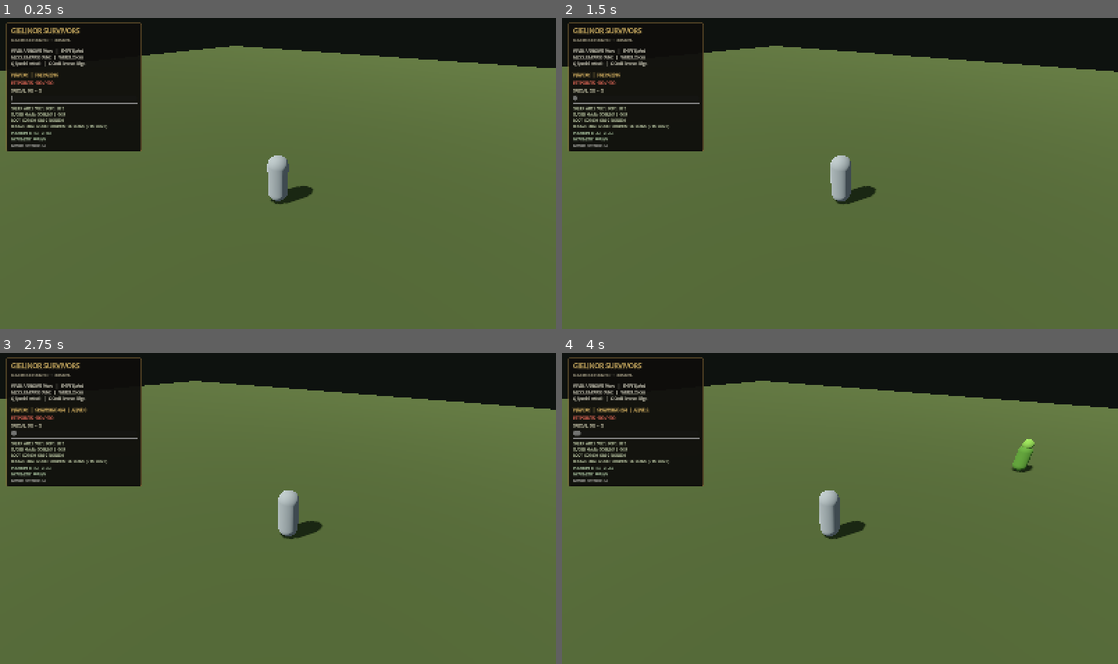
Above: before the commit, frames 1-4 (two rows, left to right).
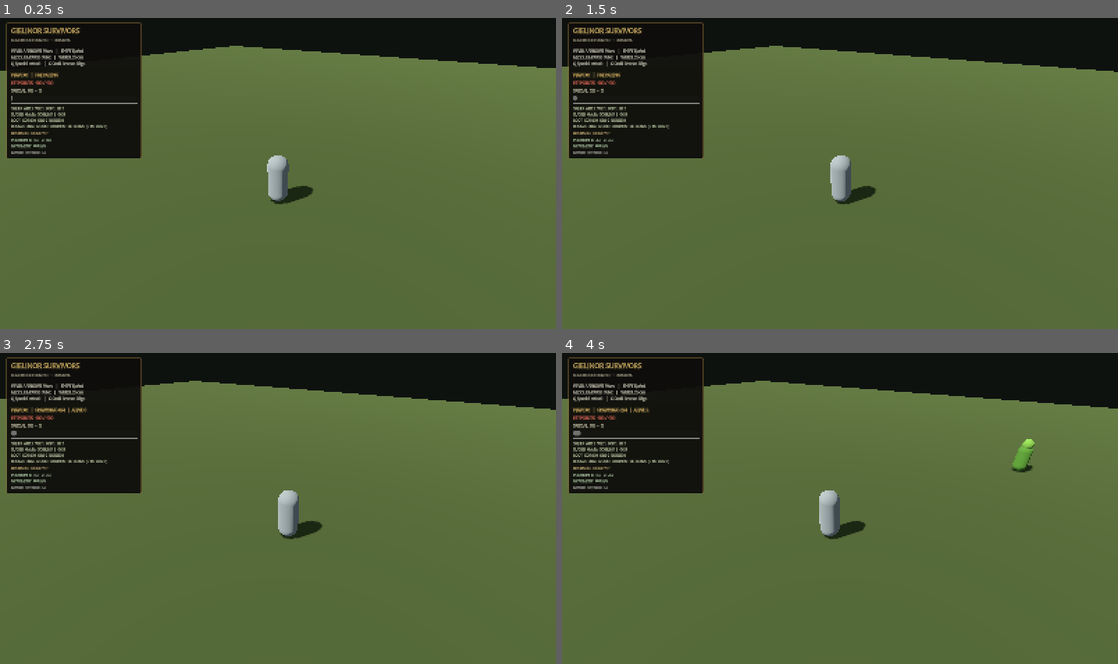
Above: after the commit, the same moments.

Repository: DireChris/Gielinor-Survivors
Game: Godot game, scene res://scenes/main.tscn
Two runs of this game, one before a commit and one after it. Both use one fixed random seed, a clock stepped at 60 frames per second and the inputs below.
Inputs (mouse positions are in pixels of both pictures, inside the frame that each line leads up to):
- Up to frame 1 (0.25 s): no input
- Up to frame 2 (1.5 s): tap Enter at 0.5 s; move the mouse to (962, 157) at 0.52 s; hold D (move_right) 0.53-1.25 s; hold Shift (sprint) 0.53-1.25 s; click (962, 157) at 0.67 s; drag from (728, 189) to (812, 235) at 1.27 s
- Up to frame 3 (2.75 s): tap Space at 2 s; move the mouse to (333, 440) at 2.02 s; hold D (move_right) from 2.03 s (still down); hold Shift (sprint) from 2.03 s (still down); click (333, 440) at 2.17 s
- Up to frame 4 (4 s): release D (move_right) at 2.75 s; release Shift (sprint) at 2.75 s; drag from (812, 570) to (673, 461) at 2.77 s; move the mouse to (1006, 555) at 3.52 s; hold A (move_left) from 3.53 s (still down); hold Shift (sprint) from 3.53 s (still down); click (1006, 555) at 3.67 s

The runs differ from the first frame. In frame 1, 0.7% of the frame differs, in the area x 1-26%, y 36-46%; in frame 2, 0.7%; in frame 3, 0.7%; in frame 4, 0.7%.

Commit message:
Add pause-and-pick run upgrade choices

Diff:
--- /dev/null
+++ b/data/upgrades/fleetfoot.tres
@@ -0,0 +1,12 @@
+[gd_resource type="Resource" script_class="RunUpgradeData" load_steps=2 format=3]
+
+[ext_resource type="Script" path="res://scripts/progression/run_upgrade_data.gd" id="1"]
+
+[resource]
+script = ExtResource("1")
+upgrade_id = &"fleetfoot"
+display_name = "Fleetfoot"
+description = "+8% walking and sprinting speed."
+effect_type = &"move_speed"
+max_rank = 4
+effect_per_rank = 0.08
--- /dev/null
+++ b/data/upgrades/focused_spirit.tres
@@ -0,0 +1,12 @@
+[gd_resource type="Resource" script_class="RunUpgradeData" load_steps=2 format=3]
+
+[ext_resource type="Script" path="res://scripts/progression/run_upgrade_data.gd" id="1"]
+
+[resource]
+script = ExtResource("1")
+upgrade_id = &"focused_spirit"
+display_name = "Focused Spirit"
+description = "+15% special energy gained from time and kills."
+effect_type = &"special_gain"
+max_rank = 4
+effect_per_rank = 0.15
--- /dev/null
+++ b/data/upgrades/keen_edge.tres
@@ -0,0 +1,12 @@
+[gd_resource type="Resource" script_class="RunUpgradeData" load_steps=2 format=3]
+
+[ext_resource type="Script" path="res://scripts/progression/run_upgrade_data.gd" id="1"]
+
+[resource]
+script = ExtResource("1")
+upgrade_id = &"keen_edge"
+display_name = "Keen Edge"
+description = "+1 damage to normal and special attacks."
+effect_type = &"damage"
+max_rank = 5
+effect_per_rank = 1
--- /dev/null
+++ b/data/upgrades/long_reach.tres
@@ -0,0 +1,12 @@
+[gd_resource type="Resource" script_class="RunUpgradeData" load_steps=2 format=3]
+
+[ext_resource type="Script" path="res://scripts/progression/run_upgrade_data.gd" id="1"]
+
+[resource]
+script = ExtResource("1")
+upgrade_id = &"long_reach"
+display_name = "Long Reach"
+description = "+0.6 tiles of weapon attack range."
+effect_type = &"attack_range"
+max_rank = 3
+effect_per_rank = 0.6
--- /dev/null
+++ b/data/upgrades/swift_strikes.tres
@@ -0,0 +1,12 @@
+[gd_resource type="Resource" script_class="RunUpgradeData" load_steps=2 format=3]
+
+[ext_resource type="Script" path="res://scripts/progression/run_upgrade_data.gd" id="1"]
+
+[resource]
+script = ExtResource("1")
+upgrade_id = &"swift_strikes"
+display_name = "Swift Strikes"
+description = "+10% attack speed. Your weapon strikes more often."
+effect_type = &"attack_speed"
+max_rank = 5
+effect_per_rank = 0.1
--- /dev/null
+++ b/data/upgrades/vitality.tres
@@ -0,0 +1,12 @@
+[gd_resource type="Resource" script_class="RunUpgradeData" load_steps=2 format=3]
+
+[ext_resource type="Script" path="res://scripts/progression/run_upgrade_data.gd" id="1"]
+
+[resource]
+script = ExtResource("1")
+upgrade_id = &"vitality"
+display_name = "Vitality"
+description = "+10 maximum Hitpoints and immediately restore 10 Hitpoints."
+effect_type = &"max_health"
+max_rank = 5
+effect_per_rank = 10
--- a/scenes/main.tscn
+++ b/scenes/main.tscn
@@ -7,6 +7,8 @@
 [ext_resource type="Resource" path="res://data/weapons/bronze_sword.tres" id="5_weapon"]
 [ext_resource type="Script" path="res://scripts/waves/wave_manager.gd" id="6_wave"]
 [ext_resource type="Script" path="res://scripts/progression/progression_director.gd" id="7_progression"]
+[ext_resource type="Script" path="res://scripts/progression/run_upgrade_director.gd" id="8_upgrades"]
+[ext_resource type="Script" path="res://scripts/ui/level_up_choice_ui.gd" id="9_upgrade_ui"]
 
 [sub_resource type="Environment" id="Environment_world"]
 background_mode = 1
@@ -116,3 +118,14 @@
 wave_manager_path = NodePath("../WaveManager")
 combat_path = NodePath("../CombatDirector")
 progression_path = NodePath("../ProgressionDirector")
+upgrade_director_path = NodePath("../UpgradeDirector")
+
+[node name="UpgradeDirector" type="Node" parent="."]
+script = ExtResource("8_upgrades")
+progression_path = NodePath("../ProgressionDirector")
+player_path = NodePath("../Player")
+combat_path = NodePath("../CombatDirector")
+
+[node name="LevelUpChoiceUI" type="CanvasLayer" parent="."]
+script = ExtResource("9_upgrade_ui")
+upgrade_director_path = NodePath("../UpgradeDirector")
--- a/scripts/combat/auto_combat.gd
+++ b/scripts/combat/auto_combat.gd
@@ -16,6 +16,10 @@
 
 var special_energy: float = 0.0
 var damage_bonus: int = 0
+var run_damage_bonus: int = 0
+var attack_speed_multiplier: float = 1.0
+var special_energy_gain_multiplier: float = 1.0
+var attack_range_bonus: float = 0.0
 var _player: PlayerController
 var _enemy_container: Node3D
 var _attack_cooldown: float = 0.0
@@ -37,18 +41,18 @@
 func _process(delta: float) -> void:
 	if not is_instance_valid(_player) or _player.is_dead:
 		return
-	special_energy = minf(100.0, special_energy + passive_energy_regen * delta)
+	special_energy = minf(100.0, special_energy + passive_energy_regen * special_energy_gain_multiplier * delta)
 	if Input.is_action_just_pressed("special_attack"):
 		_activate_special()
 	_attack_cooldown = maxf(0.0, _attack_cooldown - delta)
 	if _attack_cooldown > 0.0:
 		return
-	var target := _select_target(weapon_data.attack_range)
+	var target := _select_target(weapon_data.attack_range + attack_range_bonus)
 	if target == null:
 		return
-	var damage := weapon_data.damage + damage_bonus
+	var damage := weapon_data.damage + damage_bonus + run_damage_bonus
 	target.take_damage(damage)
-	_attack_cooldown = weapon_data.attack_interval
+	_attack_cooldown = weapon_data.attack_interval / maxf(0.25, attack_speed_multiplier)
 	_player.rotation.y = atan2(
 		_player.global_position.x - target.global_position.x,
 		_player.global_position.z - target.global_position.z
@@ -96,7 +100,7 @@
 	if targets.is_empty():
 		return
 	special_energy -= weapon_data.special_cost
-	var damage := maxi(1, roundi(float(weapon_data.damage + damage_bonus) * weapon_data.special_damage_multiplier))
+	var damage := maxi(1, roundi(float(weapon_data.damage + damage_bonus + run_damage_bonus) * weapon_data.special_damage_multiplier))
 	for enemy in targets:
 		if is_instance_valid(enemy) and enemy.alive:
 			enemy.take_damage(damage)
@@ -140,7 +144,7 @@
 
 
 func _on_enemy_died(_enemy: EnemyController) -> void:
-	special_energy = minf(100.0, special_energy + energy_per_kill)
+	special_energy = minf(100.0, special_energy + energy_per_kill * special_energy_gain_multiplier)
 
 
 func _register_special_input() -> void:
--- a/scripts/player/player_controller.gd
+++ b/scripts/player/player_controller.gd
@@ -28,6 +28,7 @@
 
 var current_health: int = 100
 var is_dead: bool = false
+var run_speed_multiplier: float = 1.0
 
 var _camera: Camera3D
 
@@ -61,8 +62,8 @@
 	)
 
 	var move_direction := _get_camera_relative_direction(input_vector)
-	var target_speed := sprint_speed if Input.is_action_pressed("sprint") else walk_speed
-	var max_horizontal_speed := maxf(walk_speed, sprint_speed)
+	var target_speed := (sprint_speed if Input.is_action_pressed("sprint") else walk_speed) * run_speed_multiplier
+	var max_horizontal_speed := maxf(walk_speed, sprint_speed) * run_speed_multiplier
 	var target_horizontal_velocity := move_direction * target_speed
 	var has_movement_input := move_direction.length_squared() > INPUT_DEADZONE_SQUARED
 	var rate := acceleration if has_movement_input else deceleration
--- a/scripts/progression/progression_director.gd
+++ b/scripts/progression/progression_director.gd
@@ -102,10 +102,14 @@
 	run_skill_xp[skill] = float(run_skill_xp[skill]) + amount
 	var new_level := get_skill_level(skill)
 	if new_level > old_level:
-		level_up.emit(skill, new_level)
+		# A large XP award can cross more than one threshold. Emit each level so
+		# the run-upgrade director can queue one deliberate choice per level.
+		for reached_level in range(old_level + 1, new_level + 1):
+			level_up.emit(skill, reached_level)
 		if skill == "Hitpoints" and is_instance_valid(_player):
-			_player.max_health += 2 * (new_level - old_level)
-			_player.restore_health(2 * (new_level - old_level))
+			var health_increase := 2 * (new_level - old_level)
+			_player.max_health += health_increase
+			_player.restore_health(health_increase)
 		if skill == "Attack":
 			weapon_damage_bonus = maxi(0, new_level - 1) / 10
 	progression_changed.emit()
--- /dev/null
+++ b/scripts/progression/run_upgrade_data.gd
@@ -0,0 +1,10 @@
+extends Resource
+class_name RunUpgradeData
+
+## Static definition for one selectable run upgrade.
+@export var upgrade_id: StringName = &""
+@export var display_name: String = ""
+@export_multiline var description: String = ""
+@export var effect_type: StringName = &""
+@export_range(1, 10, 1) var max_rank: int = 5
+@export var effect_per_rank: float = 1.0
--- /dev/null
+++ b/scripts/progression/run_upgrade_director.gd
@@ -0,0 +1,166 @@
+extends Node
+class_name RunUpgradeDirector
+
+## Converts skill level-ups into queued, pause-and-pick run upgrade choices.
+## Upgrade ranks are deliberately run-only and are reset when a new scene starts.
+
+signal choices_available(upgrades: Array[RunUpgradeData], context_text: String)
+signal choices_closed
+signal upgrade_applied(upgrade_id: StringName, new_rank: int)
+
+@export_category("References")
+@export var progression_path: NodePath
+@export var player_path: NodePath
+@export var combat_path: NodePath
+
+@export_category("Upgrade Catalogue")
+@export var upgrade_catalog: Array[RunUpgradeData] = [
+	preload("res://data/upgrades/keen_edge.tres"),
+	preload("res://data/upgrades/swift_strikes.tres"),
+	preload("res://data/upgrades/fleetfoot.tres"),
+	preload("res://data/upgrades/vitality.tres"),
+	preload("res://data/upgrades/focused_spirit.tres"),
+	preload("res://data/upgrades/long_reach.tres")
+]
+
+var upgrade_ranks: Dictionary = {}
+var _progression: ProgressionDirector
+var _player: PlayerController
+var _combat: AutoCombat
+var _pending_level_ups: Array[Dictionary] = []
+var _current_choices: Array[RunUpgradeData] = []
+var _choice_active: bool = false
+
+
+func _ready() -> void:
+	_progression = get_node_or_null(progression_path) as ProgressionDirector
+	_player = get_node_or_null(player_path) as PlayerController
+	_combat = get_node_or_null(combat_path) as AutoCombat
+
+	if _progression == null or _player == null or _combat == null:
+		push_error("RunUpgradeDirector requires valid progression, player and combat references.")
+		set_process(false)
+		return
+
+	for upgrade in upgrade_catalog:
+		if upgrade != null and not upgrade.upgrade_id.is_empty():
+			upgrade_ranks[upgrade.upgrade_id] = 0
+
+	_progression.level_up.connect(_on_level_up)
+	_player.player_died.connect(_on_player_died)
+
+
+func _on_level_up(skill_name: String, new_level: int) -> void:
+	_pending_level_ups.append({
+		"skill_name": skill_name,
+		"new_level": new_level
+	})
+	_show_next_choice()
+
+
+func _show_next_choice() -> void:
+	if _choice_active:
+		return
+
+	while not _pending_level_ups.is_empty():
+		var level_event: Dictionary = _pending_level_ups.pop_front()
+		var available := _get_available_upgrades()
+		if available.is_empty():
+			continue
+
+		available.shuffle()
+		while available.size() > 3:
+			available.pop_back()
+
+		_current_choices = available
+		_choice_active = true
+		get_tree().paused = true
+		var context := "%s reached level %d" % [
+			String(level_event.get("skill_name", "Skill")).to_upper(),
+			int(level_event.get("new_level", 1))
+		]
+		choices_available.emit(_current_choices, context)
+		return
+
+	_choice_active = false
+	get_tree().paused = false
+	choices_closed.emit()
+
+
+func choose_upgrade(upgrade_id: StringName) -> void:
+	if not _choice_active:
+		return
+
+	var selected: RunUpgradeData
+	for upgrade in _current_choices:
+		if upgrade.upgrade_id == upgrade_id:
+			selected = upgrade
+			break
+
+	if selected == null:
+		return
+
+	var new_rank := int(upgrade_ranks.get(selected.upgrade_id, 0)) + 1
+	if new_rank > selected.max_rank:
+		return
+
+	_apply_upgrade(selected)
+	upgrade_ranks[selected.upgrade_id] = new_rank
+	upgrade_applied.emit(selected.upgrade_id, new_rank)
+
+	_choice_active = false
+	_current_choices.clear()
+	_show_next_choice()
+
+
+func _get_available_upgrades() -> Array[RunUpgradeData]:
+	var available: Array[RunUpgradeData] = []
+	for upgrade in upgrade_catalog:
+		if upgrade == null or upgrade.upgrade_id.is_empty():
+			continue
+		if int(upgrade_ranks.get(upgrade.upgrade_id, 0)) < upgrade.max_rank:
+			available.append(upgrade)
+	return available
+
+
+func _apply_upgrade(upgrade: RunUpgradeData) -> void:
+	match upgrade.effect_type:
+		&"damage":
+			_combat.run_damage_bonus += maxi(1, roundi(upgrade.effect_per_rank))
+		&"attack_speed":
+			_combat.attack_speed_multiplier += upgrade.effect_per_rank
+		&"move_speed":
+			_player.run_speed_multiplier += upgrade.effect_per_rank
+		&"max_health":
+			var health_bonus := maxi(1, roundi(upgrade.effect_per_rank))
+			_player.max_health += health_bonus
+			_player.restore_health(health_bonus)
+		&"special_gain":
+			_combat.special_energy_gain_multiplier += upgrade.effect_per_rank
+		&"attack_range":
+			_combat.attack_range_bonus += upgrade.effect_per_rank
+		_:
+			push_warning("Unknown run upgrade effect type: %s" % String(upgrade.effect_type))
+
+
+func get_upgrade_summary_text() -> String:
+	var owned: Array[String] = []
+	for upgrade in upgrade_catalog:
+		if upgrade == null:
+			continue
+		var rank := int(upgrade_ranks.get(upgrade.upgrade_id, 0))
+		if rank > 0:
+			owned.append("%s %d" % [upgrade.display_name, rank])
+
+	if owned.is_empty():
+		return "UPGRADES  NONE YET"
+	return "UPGRADES  " + "  |  ".join(owned)
+
+
+func _on_player_died() -> void:
+	_pending_level_ups.clear()
+	_current_choices.clear()
+	_choice_active = false
+	if get_tree() != null:
+		get_tree().paused = false
+	choices_closed.emit()
--- a/scripts/ui/game_hud.gd
+++ b/scripts/ui/game_hud.gd
@@ -7,12 +7,14 @@
 @export var wave_manager_path: NodePath
 @export var combat_path: NodePath
 @export var progression_path: NodePath
+@export var upgrade_director_path: NodePath
 
 var _player: PlayerController
 var _camera_rig: Node3D
 var _wave_manager: WaveManager
 var _combat: AutoCombat
 var _progression: ProgressionDirector
+var _upgrade_director: RunUpgradeDirector
 var _health_label: Label
 var _wave_label: Label
 var _special_label: Label
@@ -20,6 +22,7 @@
 var _status_label: Label
 var _camera_label: Label
 var _progression_label: Label
+var _upgrade_label: Label
 
 
 func _ready() -> void:
@@ -28,6 +31,7 @@
 	_wave_manager = get_node_or_null(wave_manager_path) as WaveManager
 	_combat = get_node_or_null(combat_path) as AutoCombat
 	_progression = get_node_or_null(progression_path) as ProgressionDirector
+	_upgrade_director = get_node_or_null(upgrade_director_path) as RunUpgradeDirector
 	_build_hud()
 
 
@@ -48,6 +52,8 @@
 		_progression_label.text = _progression.get_progression_text()
 		if is_instance_valid(_combat):
 			_combat.damage_bonus = _progression.weapon_damage_bonus
+	if is_instance_valid(_upgrade_director):
+		_upgrade_label.text = _upgrade_director.get_upgrade_summary_text()
 	if is_instance_valid(_camera_rig):
 		var arm := _camera_rig.get_node_or_null("YawPivot/PitchPivot/SpringArm3D") as SpringArm3D
 		if arm != null:
@@ -102,6 +108,8 @@
 	stack.add_child(HSeparator.new())
 	_progression_label = _add_label(stack, "SKILLS  ATK 1  STR 1  DEF 1  HP 1", Color(0.78, 0.83, 0.68), 10)
 	_progression_label.autowrap_mode = TextServer.AUTOWRAP_WORD_SMART
+	_upgrade_label = _add_label(stack, "UPGRADES  NONE YET", Color(0.83, 0.72, 0.48), 10)
+	_upgrade_label.autowrap_mode = TextServer.AUTOWRAP_WORD_SMART
 	_status_label = _add_label(stack, "", Color(0.71, 0.82, 0.67), 10)
 	_camera_label = _add_label(stack, "", Color(0.70, 0.70, 0.68), 9)
 
--- /dev/null
+++ b/scripts/ui/level_up_choice_ui.gd
@@ -0,0 +1,180 @@
+extends CanvasLayer
+
+## Pause-safe overlay for selecting one of the offered run upgrades.
+
+@export var upgrade_director_path: NodePath
+
+var _upgrade_director: RunUpgradeDirector
+var _overlay: ColorRect
+var _context_label: Label
+var _choice_container: HBoxContainer
+
+
+func _ready() -> void:
+	process_mode = Node.PROCESS_MODE_ALWAYS
+	_upgrade_director = get_node_or_null(upgrade_director_path) as RunUpgradeDirector
+	if _upgrade_director == null:
+		push_error("LevelUpChoiceUI requires a valid RunUpgradeDirector reference.")
+		return
+
+	_build_interface()
+	_upgrade_director.choices_available.connect(_on_choices_available)
+	_upgrade_director.choices_closed.connect(_on_choices_closed)
+
+
+func _build_interface() -> void:
+	_overlay = ColorRect.new()
+	_overlay.color = Color(0.015, 0.013, 0.01, 0.86)
+	_overlay.mouse_filter = Control.MOUSE_FILTER_STOP
+	_overlay.set_anchors_and_offsets_preset(Control.PRESET_FULL_RECT)
+	_overlay.visible = false
+	add_child(_overlay)
+
+	var panel := PanelContainer.new()
+	panel.anchor_left = 0.5
+	panel.anchor_top = 0.5
+	panel.anchor_right = 0.5
+	panel.anchor_bottom = 0.5
+	panel.offset_left = -510.0
+	panel.offset_top = -245.0
+	panel.offset_right = 510.0
+	panel.offset_bottom = 245.0
+	var panel_style := StyleBoxFlat.new()
+	panel_style.bg_color = Color(0.075, 0.068, 0.052, 0.99)
+	panel_style.border_color = Color(0.72, 0.55, 0.25, 1.0)
+	panel_style.set_border_width_all(2)
+	panel_style.set_corner_radius_all(5)
+	panel_style.content_margin_left = 22.0
+	panel_style.content_margin_right = 22.0
+	panel_style.content_margin_top = 20.0
+	panel_style.content_margin_bottom = 20.0
+	panel.add_theme_stylebox_override("panel", panel_style)
+	_overlay.add_child(panel)
+
+	var stack := VBoxContainer.new()
+	stack.add_theme_constant_override("separation", 12)
+	panel.add_child(stack)
+
+	var heading := Label.new()
+	heading.text = "A MOMENT OF CLARITY"
+	heading.horizontal_alignment = HORIZONTAL_ALIGNMENT_CENTER
+	heading.add_theme_color_override("font_color", Color(0.95, 0.79, 0.43))
+	heading.add_theme_font_size_override("font_size", 26)
+	stack.add_child(heading)
+
+	_context_label = Label.new()
+	_context_label.horizontal_alignment = HORIZONTAL_ALIGNMENT_CENTER
+	_context_label.add_theme_color_override("font_color", Color(0.87, 0.85, 0.76))
+	_context_label.add_theme_font_size_override("font_size", 15)
+	stack.add_child(_context_label)
+
+	var instruction := Label.new()
+	instruction.text = "CHOOSE ONE UPGRADE — THE WORLD WILL RESUME AFTER YOUR SELECTION"
+	instruction.horizontal_alignment = HORIZONTAL_ALIGNMENT_CENTER
+	instruction.add_theme_color_override("font_color", Color(0.68, 0.65, 0.56))
+	instruction.add_theme_font_size_override("font_size", 11)
+	stack.add_child(instruction)
+
+	stack.add_child(HSeparator.new())
+
+	_choice_container = HBoxContainer.new()
+	_choice_container.alignment = BoxContainer.ALIGNMENT_CENTER
+	_choice_container.add_theme_constant_override("separation", 14)
+	stack.add_child(_choice_container)
+
+
+func _on_choices_available(upgrades: Array[RunUpgradeData], context_text: String) -> void:
+	_context_label.text = context_text
+	for child in _choice_container.get_children():
+		child.queue_free()
+
+	for upgrade in upgrades:
+		var current_rank := int(_upgrade_director.upgrade_ranks.get(upgrade.upgrade_id, 0))
+		var button := Button.new()
+		button.custom_minimum_size = Vector2(285.0, 270.0)
+		button.size_flags_horizontal = Control.SIZE_EXPAND_FILL
+		button.focus_mode = Control.FOCUS_ALL
+		button.add_theme_stylebox_override("normal", _make_card_style(
+			Color(0.12, 0.105, 0.078, 1.0),
+			Color(0.55, 0.43, 0.23, 1.0)
+		))
+		button.add_theme_stylebox_override("hover", _make_card_style(
+			Color(0.19, 0.16, 0.105, 1.0),
+			Color(0.94, 0.74, 0.34, 1.0)
+		))
+		button.add_theme_stylebox_override("pressed", _make_card_style(
+			Color(0.23, 0.19, 0.12, 1.0),
+			Color(1.0, 0.82, 0.42, 1.0)
+		))
+		button.pressed.connect(_on_upgrade_button_pressed.bind(upgrade.upgrade_id))
+		_choice_container.add_child(button)
+
+		var content := VBoxContainer.new()
+		content.mouse_filter = Control.MOUSE_FILTER_IGNORE
+		content.set_anchors_and_offsets_preset(Control.PRESET_FULL_RECT)
+		content.add_theme_constant_override("separation", 12)
+		button.add_child(content)
+
+		var name_label := Label.new()
+		name_label.text = upgrade.display_name.to_upper()
+		name_label.horizontal_alignment = HORIZONTAL_ALIGNMENT_CENTER
+		name_label.add_theme_color_override("font_color", Color(0.96, 0.79, 0.42))
+		name_label.add_theme_font_size_override("font_size", 18)
+		content.add_child(name_label)
+
+		var description_label := Label.new()
+		description_label.text = upgrade.description
+		description_label.horizontal_alignment = HORIZONTAL_ALIGNMENT_CENTER
+		description_label.vertical_alignment = VERTICAL_ALIGNMENT_CENTER
+		description_label.autowrap_mode = TextServer.AUTOWRAP_WORD_SMART
+		description_label.size_flags_vertical = Control.SIZE_EXPAND_FILL
+		description_label.add_theme_color_override("font_color", Color(0.89, 0.87, 0.79))
+		description_label.add_theme_font_size_override("font_size", 14)
+		content.add_child(description_label)
+
+		var rank_label := Label.new()
+		rank_label.text = "RANK %d  →  %d / %d" % [
+			current_rank,
+			current_rank + 1,
+			upgrade.max_rank
+		]
+		rank_label.horizontal_alignment = HORIZONTAL_ALIGNMENT_CENTER
+		rank_label.add_theme_color_override("font_color", Color(0.72, 0.78, 0.63))
+		rank_label.add_theme_font_size_override("font_size", 12)
+		content.add_child(rank_label)
+
+		var select_label := Label.new()
+		select_label.text = "SELECT UPGRADE"
+		select_label.horizontal_alignment = HORIZONTAL_ALIGNMENT_CENTER
+		select_label.add_theme_color_override("font_color", Color(0.94, 0.83, 0.59))
+		select_label.add_theme_font_size_override("font_size", 11)
+		content.add_child(select_label)
+
+	_overlay.visible = true
+	if _choice_container.get_child_count() > 0:
+		var first_button := _choice_container.get_child(0) as Button
+		if first_button != null:
+			first_button.grab_focus()
+
+
+func _make_card_style(background_color: Color, border_color: Color) -> StyleBoxFlat:
+	var style := StyleBoxFlat.new()
+	style.bg_color = background_color
+	style.border_color = border_color
+	style.set_border_width_all(2)
+	style.set_corner_radius_all(4)
+	style.content_margin_left = 12.0
+	style.content_margin_right = 12.0
+	style.content_margin_top = 14.0
+	style.content_margin_bottom = 14.0
+	return style
+
+
+func _on_upgrade_button_pressed(upgrade_id: StringName) -> void:
+	if is_instance_valid(_upgrade_director):
+		_upgrade_director.choose_upgrade(upgrade_id)
+
+
+func _on_choices_closed() -> void:
+	if is_instance_valid(_overlay):
+		_overlay.visible = false
Not shown: 1 places in scenes/main.tscn that only renumber resources
Not shown, changed: ARCHITECTURE.md
